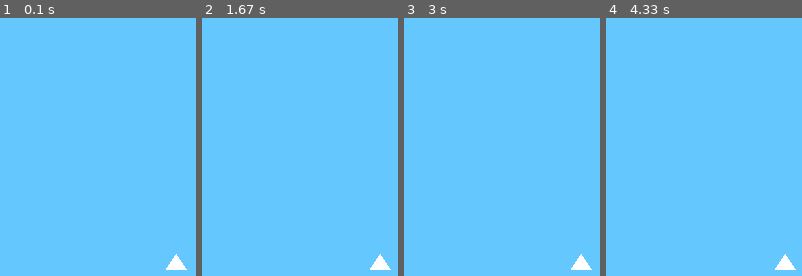
Above: before the commit, frames 1-4 (left to right).
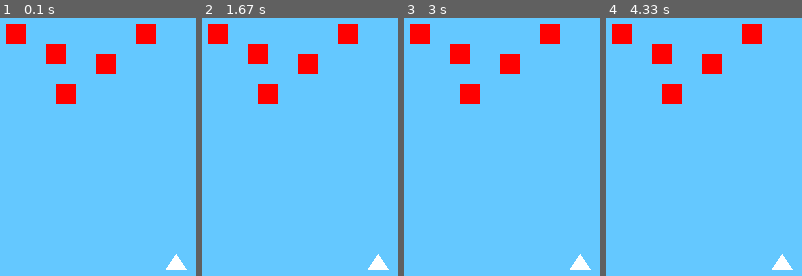
Above: after the commit, the same moments.

Repository: kamilutkumavi0/pythonegitim
Game: pygame game, started from pythonegitim/game.py
Two runs of this game, one before a commit and one after it. Both use one fixed random seed, a clock stepped at 60 frames per second and the inputs below.
Inputs:
- Up to frame 1 (0.1 s): no input
- Up to frame 2 (1.67 s): tap Space at 0.33 s; hold D 0.67-1.13 s
- Up to frame 3 (3 s): hold A 1.67-2.2 s; hold D from 2.67 s (still down)
- Up to frame 4 (4.33 s): release D at 3.3 s

The runs differ from the first frame. In frame 1, 4.0% of the frame differs, in the area x 3-80%, y 2-34%; in frame 2, 4.1%; in frame 3, 4.0%; in frame 4, 4.1%, in the area x 3-97%, y 2-98%.

Commit message:
Add files via upload

Diff:
--- a/pythonegitim/game.py
+++ b/pythonegitim/game.py
@@ -9,17 +9,27 @@
 mavi = (100,200,255) #Kırmızı, Yeşil, Mavi 0-255
 kapat = False
 hareket = 0
-def ates(ekran, kordinat):
+def ates(ekran, kordinat, dusman):
     for i in range(250):
         pygame.draw.rect(ekran, "red", pygame.Rect(kordinat+197,250-i,5,10))
         pygame.display.update()
-        time.sleep(0.0001)
+        time.sleep(0.00001)
         #pygame.draw.rect(ekran, mavi, pygame.Rect(kordinat+199,250-i,2,10))
         ekran.fill(mavi)
+        for j in dusman:
+            pygame.draw.rect(ekran, "red", pygame.Rect(dusman[j][0], dusman[j][1],20,20))
+        for j in dusman:
+            if dusman[j][0] < kordinat + 199 <= dusman[j][0] + 20  and dusman[j][1] < 250-i < dusman[j][1] + 20:
+                del dusman[j]
+                return dusman
         pygame.draw.polygon(ekran, "white", [[200 + hareket, 260],
                                              [190 + hareket, 275],
                                              [210 + hareket, 275]])
+    return dusman
 
+dusman = {"birinci": (30,30), "ikinci" : (70,50),
+          "ucuncu" : (80,90), "dorduncu" : (120,60),
+          "besinci" : (160,30)}
 while True:
     pygame.display.update() #Ekranın güncellenmesi sağlanıyor
     ekran.fill(mavi)#Ekran rengi belirleniyor
@@ -29,16 +39,18 @@
             kapat = True
         if olay.type == pygame.KEYDOWN:
             if olay.key == pygame.K_SPACE:
-                ates(ekran, hareket)
+                dusman = ates(ekran, hareket, dusman)
     if kapat:
         break
     keys=pygame.key.get_pressed()
     if keys[pygame.K_a]:
         if hareket > -190:
-            hareket -= 0.1
+            hareket -= 0.01
     if keys[pygame.K_d]:
         if hareket < 190:
-            hareket += 0.1
+            hareket += 0.01
+    for j in dusman:
+        pygame.draw.rect(ekran, "red", pygame.Rect(dusman[j][0], dusman[j][1],20,20))
     pygame.draw.polygon(ekran, "white", [[200 + hareket, 260],
                                          [190 + hareket, 275],
                                          [210 + hareket, 275]])
